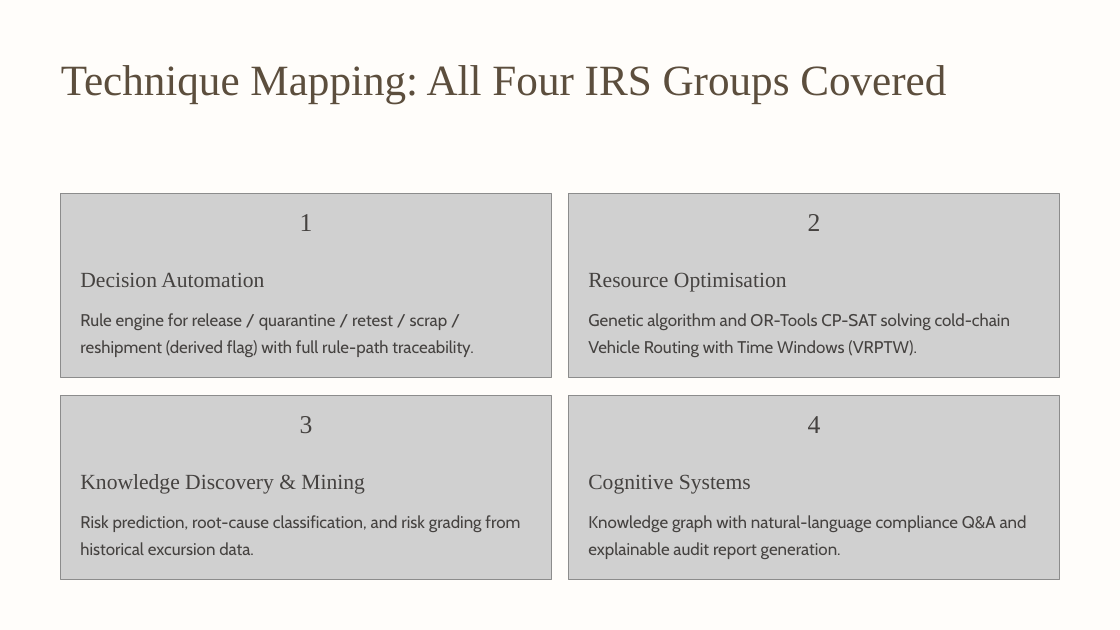
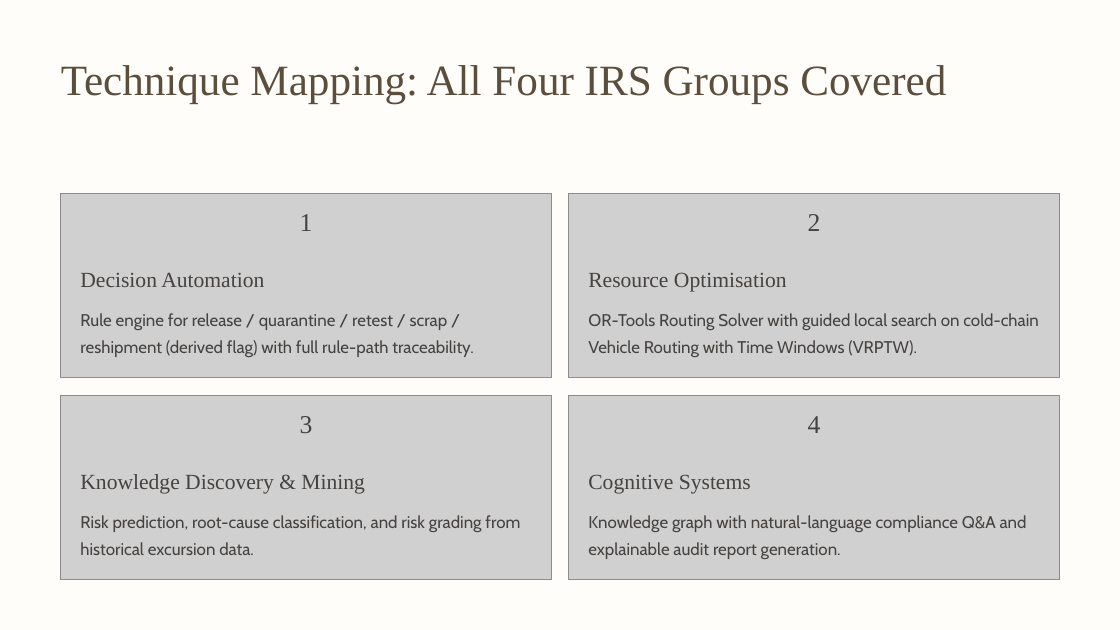
Before and after one commit to Frostash030612/PharmaColdOps, a slide deck: slide 7 of proposal/PharmaColdOps_tune.pptx. Drawn at 1120x630 pixels with LibreOffice and Linux fonts; fonts in the diff are those of the drawing; grey boxes stand for pictures; background and template pictures are left out. Boxes give left, top, right and bottom in pixels: in the first picture for what was removed or moved away, otherwise in the second. Text is boxed around its words. In the diff, an @@ line names an element or a change of style, - is before the commit and + after.

```diff
--- a/proposal/PharmaColdOps_tune.pptx
+++ b/proposal/PharmaColdOps_tune.pptx
@@ text at box(588, 313, 1038, 357): text changed @@
-Genetic algorithm and OR-Tools CP-SAT solving cold-chain Vehicle Routing with Time Windows (VRPTW).
+OR-Tools Routing Solver with guided local search on cold-chain Vehicle Routing with Time Windows (VRPTW).
```
Also in this commit, not shown: 3 other slides changed, 4 other files.
